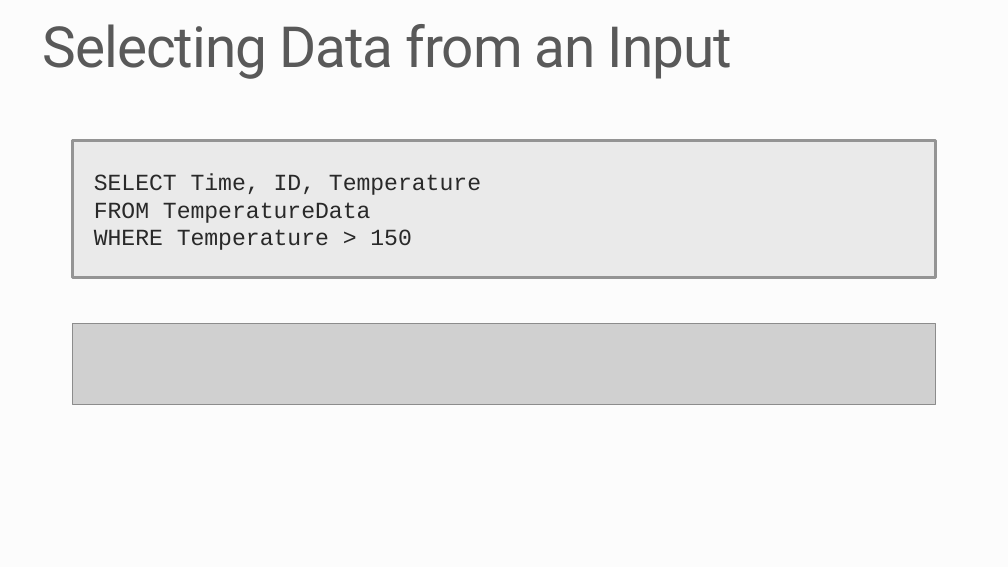
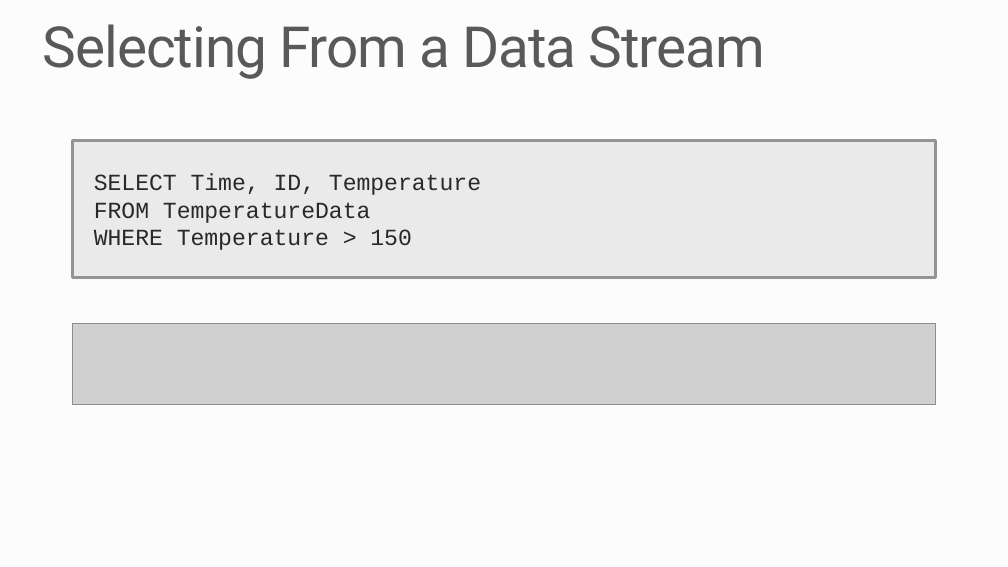
Before and after one commit to MSRConnections/Azure-training-course, a slide deck: slide 5 of Content/Stream Analytics/Azure Stream Analytics.pptx. Drawn at 1008x567 pixels with LibreOffice and Linux fonts; fonts in the diff are those of the drawing; grey boxes stand for pictures; background and template pictures are left out. Boxes give left, top, right and bottom in pixels: in the first picture for what was removed or moved away, otherwise in the second. Text is boxed around its words. In the diff, an @@ line names an element or a change of style, - is before the commit and + after.

```diff
--- a/Content/Stream Analytics/Azure Stream Analytics.pptx
+++ b/Content/Stream Analytics/Azure Stream Analytics.pptx
@@ title at [43, 24, 765, 79]: text changed @@
-Selecting Data from an Input
+Selecting From a Data Stream
```
Also in this commit, not shown: 1 other slide changed, 1 slide added, 1 slide removed, 1 other file.
